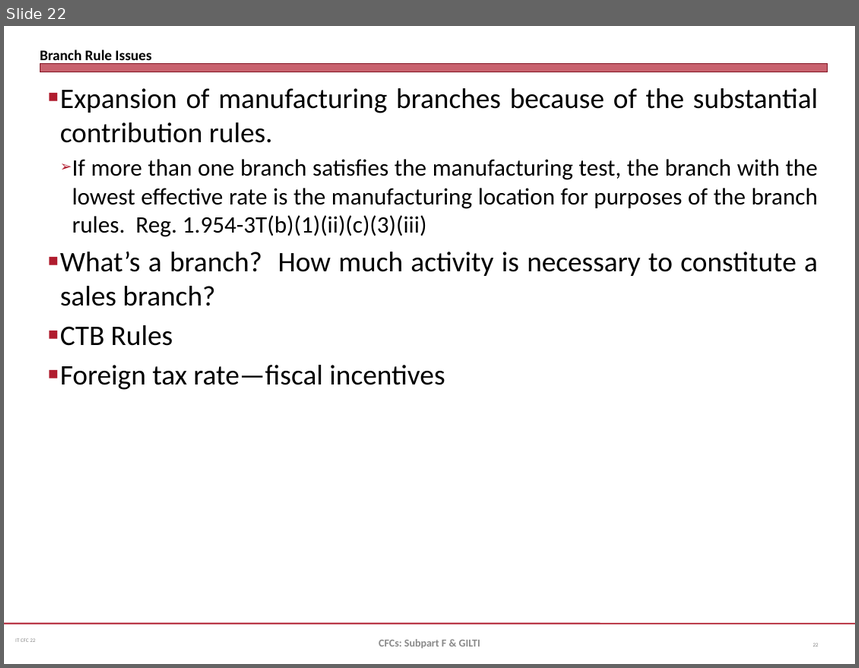
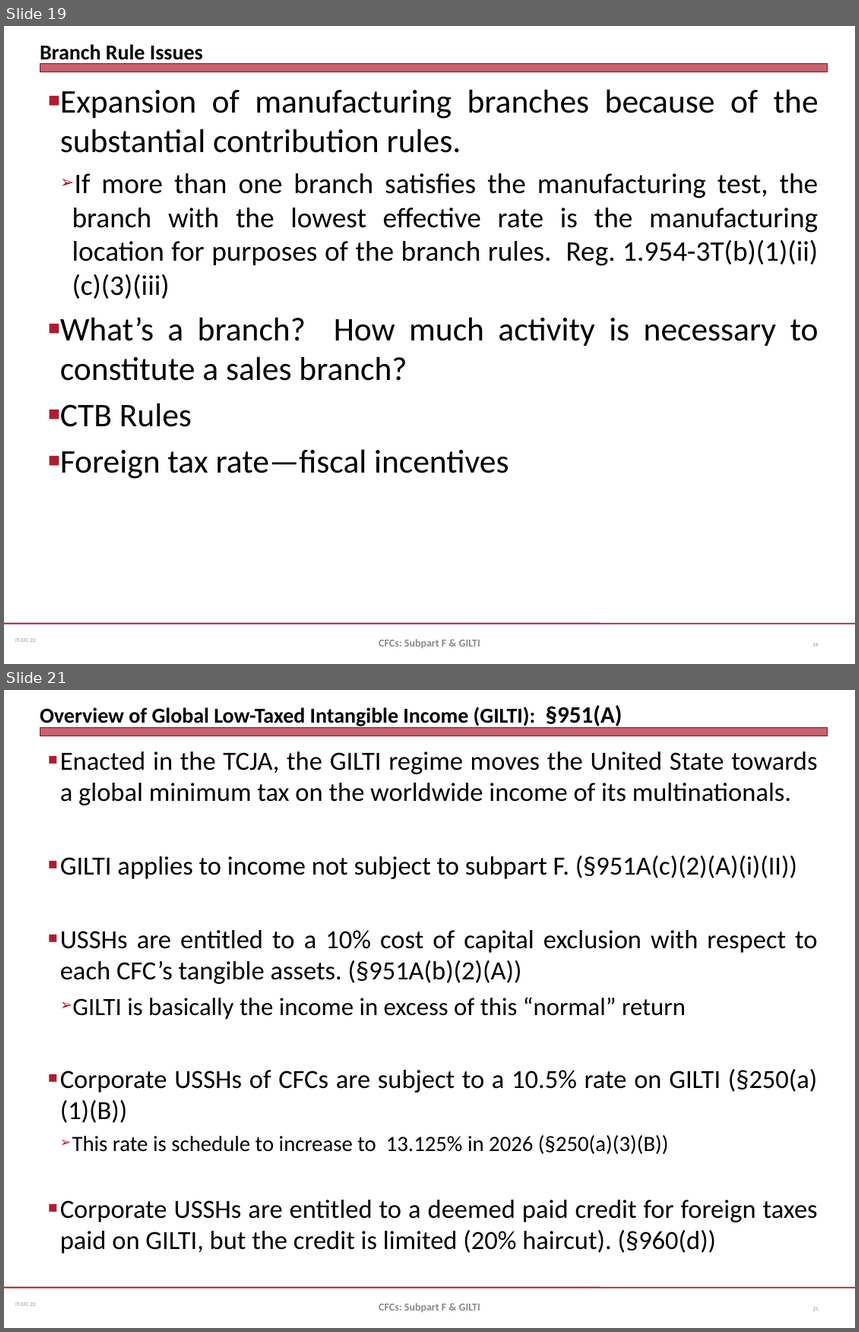
Before and after one commit to jmc877/International-Tax, a slide deck: slides/IT_CFC_22_1.pptx. Shown one above the other, each under a label of ours: slide 22 before the commit, slides 19 and 21 after it; the slides between them are not shown. The pictures are 859x668 and 859x1332 pixels, drawn with LibreOffice and Linux fonts; fonts in the diff are those of the drawing. Boxes give left, top, right and bottom in pixels: in the first picture for what was removed or moved away, otherwise in the second. Text is boxed around its words. In the diff, an @@ line names an element or a change of style, - is before the commit and + after.

```diff
--- a/slides/IT_CFC_22_1.pptx
+++ b/slides/IT_CFC_22_1.pptx
@@ slide 21 added at bbox=[4, 690, 855, 1328], background #FFFFFF; not listed: 3 template elements that a slide beside it also shows @@
@@ title added at bbox=[40, 705, 623, 729], 18 pt, text #000000, bold @@
+Overview of Global Low-Taxed Intangible Income (GILTI): §951(A)
@@ text added at bbox=[60, 752, 818, 1254], 22.2 pt, text #000000 @@
+■ Enacted in the TCJA, the GILTI regime moves the United State towards a global minimum tax on the worldwide income of its multinationals.
+■ GILTI applies to income not subject to subpart F. (§951A(c)(2)(A)(i)(II))
+■ USSHs are entitled to a 10% cost of capital exclusion with respect to each CFC’s tangible assets. (§951A(b)(2)(A))
+  ➢ GILTI is basically the income in excess of this “normal” return
+■ Corporate USSHs of CFCs are subject to a 10.5% rate on GILTI (§250(a)(1)(B))
+  ➢ This rate is schedule to increase to 13.125% in 2026 (§250(a)(3)(B))
+■ Corporate USSHs are entitled to a deemed paid credit for foreign taxes paid on GILTI, but the credit is limited (20% haircut). (§960(d))
@@ text added at bbox=[379, 1303, 481, 1312], 9 pt, text #898989, bold @@
+CFCs: Subpart F & GILTI
@@ page number added at bbox=[813, 1307, 819, 1311], 4.5 pt, text #808080 @@
+21
@@ what was slide 22 is now slide 19 @@
@@ slide 19 changed as well @@
@@ title "Branch Rule Issues" at bbox=[40, 44, 203, 65]: size 12.4 to 18 pt @@
@@ text "Expansion of manufacturing branches because ..." at bbox=[60, 89, 819, 479]: size 24 to 28 pt in "Expansion of manufacturing branches because of the ...", "What’s a branch? How much activity is ...", "CTB Rules", "Foreign tax rate—fiscal incentives"; size 20 to 24 pt in "If more than one branch satisfies the ..." @@
```
Also in this commit, not shown: 16 other slides changed, 6 other slides added, 2 slides removed, 2 other files.
